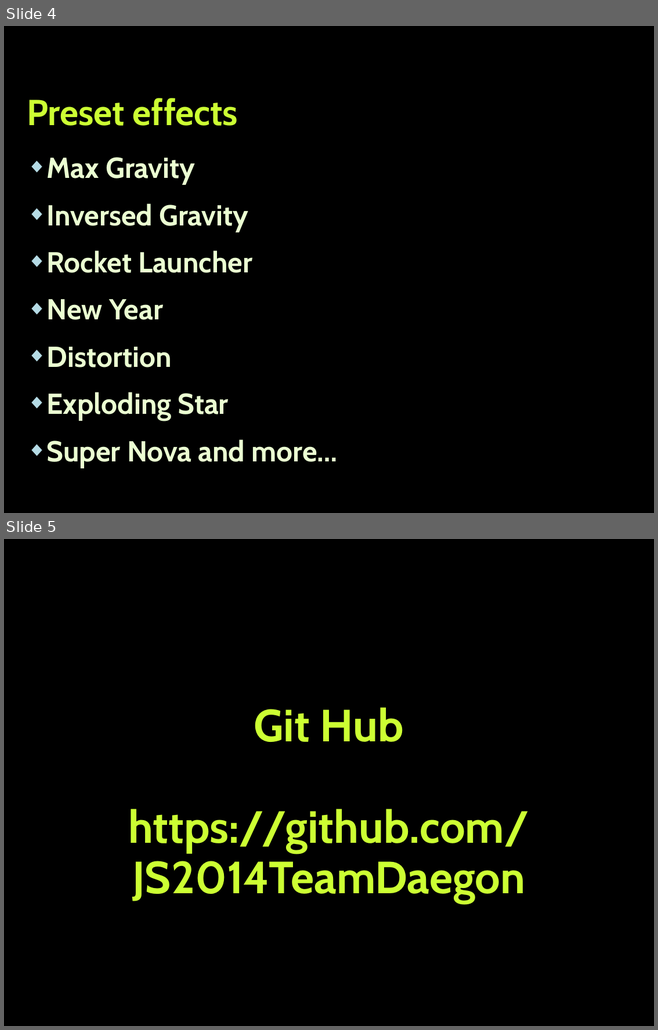
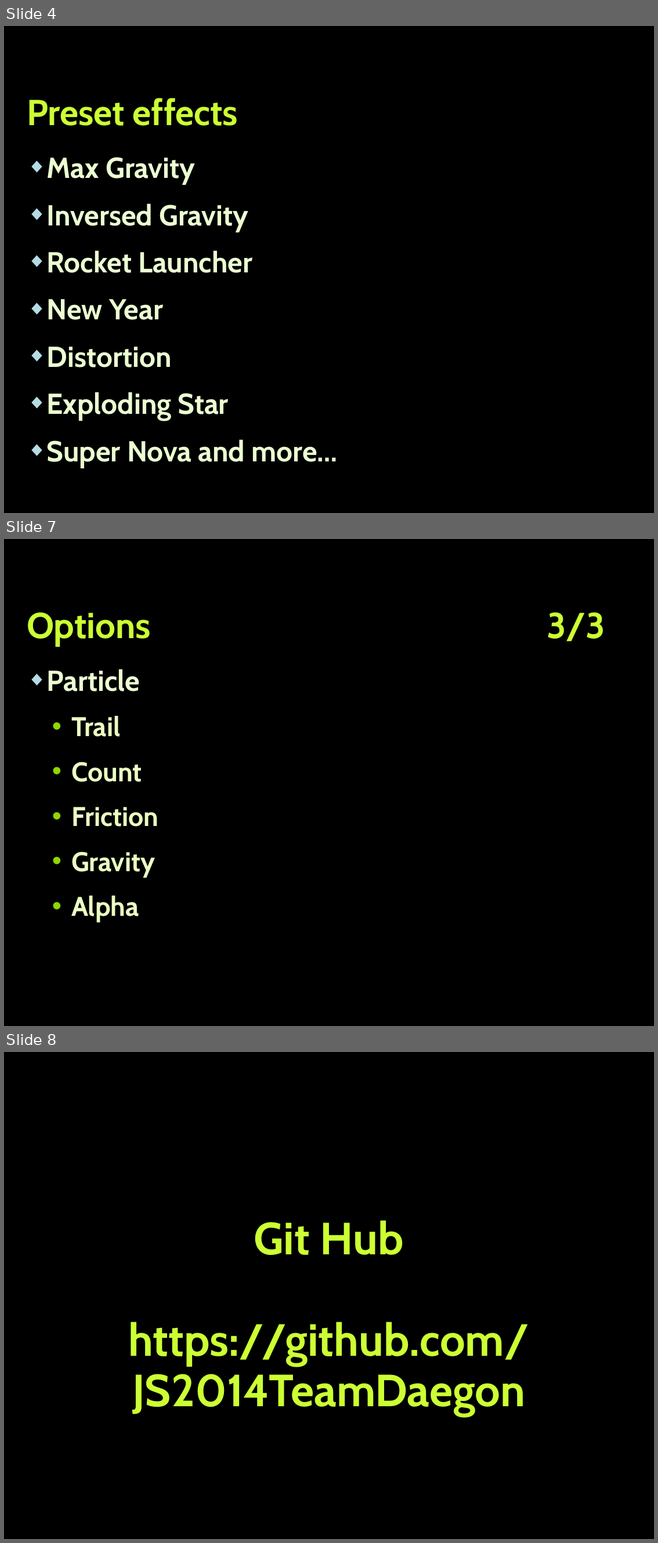
Before and after one commit to JS2014TeamDaegon/FireworksJS, a slide deck: Presentation.pptx. Shown one above the other, each under a label of ours: slides 4 and 5 before the commit, slides 4, 7 and 8 after it; the slides between them are not shown. The pictures are 658x1030 and 658x1543 pixels, drawn with LibreOffice and Linux fonts; fonts in the diff are those of the drawing; background and template pictures are left out. Boxes give left, top, right and bottom in pixels: in the first picture for what was removed or moved away, otherwise in the second. Text is boxed around its words. In the diff, an @@ line names an element or a change of style, - is before the commit and + after.

Commit message:
Add options to presentation

```diff
--- a/Presentation.pptx
+++ b/Presentation.pptx
@@ slide 7 added at [4,539,654,1026], background picture (left out) @@
@@ title added at [27,612,605,647], 40 pt, text #CCFF33, bold @@
+Options 3/3
@@ text added at [47,669,158,923], 30 pt, text #EBFFC2, bold @@
+◆ Particle
+  • Trail
+  • Count
+  • Friction
+  • Gravity
+  • Alpha
@@ what was slide 5 is now slide 8 @@
```
Also in this commit, not shown: 2 other slides added.
